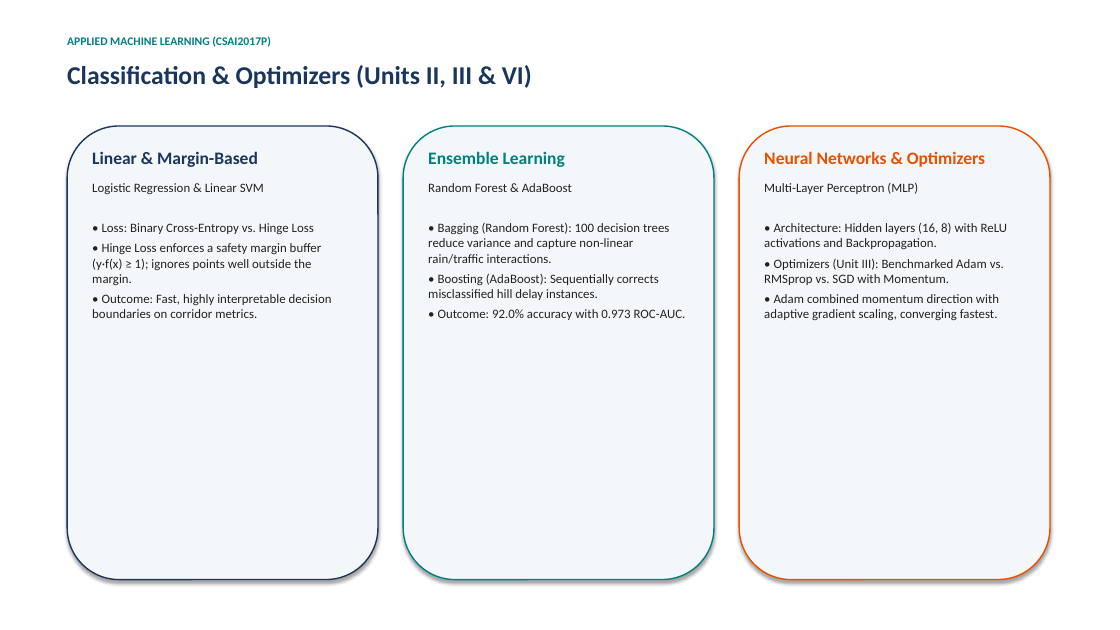
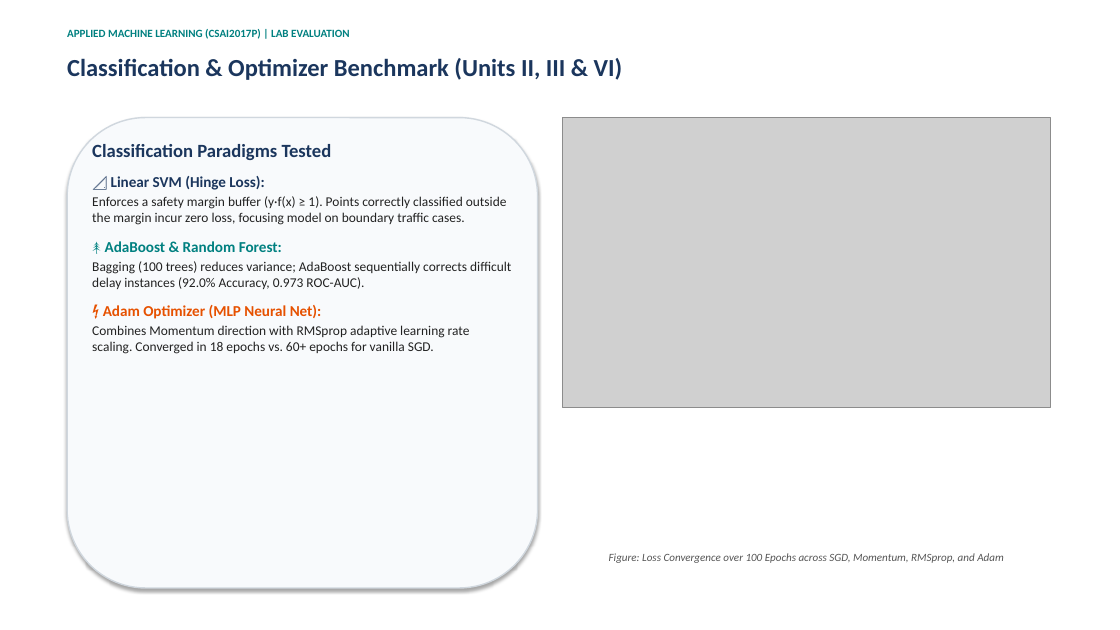
Before and after one commit to SPARSHsrihero1/Transportation-Delay-Detection-System, a slide deck: slide 8 of Transportation_Delay_System_Presentation.pptx. Drawn at 1120x630 pixels with LibreOffice and Linux fonts; fonts in the diff are those of the drawing; grey boxes stand for pictures. Boxes give left, top, right and bottom in pixels: in the first picture for what was removed or moved away, otherwise in the second. Text is boxed around its words. In the diff, an @@ line names an element or a change of style, - is before the commit and + after.

```diff
--- a/Transportation_Delay_System_Presentation.pptx
+++ b/Transportation_Delay_System_Presentation.pptx
@@ text at (x1=67, y1=29, x2=349, y2=39): text changed; size 10 to 9.5 pt @@
-APPLIED MACHINE LEARNING (CSAI2017P)
+APPLIED MACHINE LEARNING (CSAI2017P) | LAB EVALUATION
@@ text at (x1=67, y1=58, x2=623, y2=80): text changed; size 22 to 21 pt @@
-Classification & Optimizers (Units II, III & VI)
+Classification & Optimizer Benchmark (Units II, III & VI)
@@ rounded rectangle resized from (x1=67, y1=126, x2=378, y2=580) to (x1=67, y1=118, x2=538, y2=588) @@
@@ rounded rectangle at (x1=67, y1=118, x2=538, y2=588): fill #F4F7FA to #F8FAFC; outline #1B365D 1.2 pt to #D0D7DE 1.2 pt @@
@@ picture added at (x1=563, y1=118, x2=1050, y2=408) @@
@@ text at (x1=92, y1=144, x2=511, y2=354): text changed; size 11 to 11.5 pt @@
-Linear & Margin-Based
-Logistic Regression & Linear SVM
-• Loss: Binary Cross-Entropy vs. Hinge Loss
-• Hinge Loss enforces a safety margin buffer (y·f(x) ≥ 1); ignores points well outside the margin.
-• Outcome: Fast, highly interpretable decision boundaries on corridor metrics.
+Classification Paradigms Tested
+📐 Linear SVM (Hinge Loss):
+Enforces a safety margin buffer (y·f(x) ≥ 1). Points correctly classified outside the margin incur zero loss, focusing model on boundary traffic cases.
+🌲 AdaBoost & Random Forest:
+Bagging (100 trees) reduces variance; AdaBoost sequentially corrects difficult delay instances (92.0% Accuracy, 0.973 ROC-AUC).
+⚡ Adam Optimizer (MLP Neural Net):
+Combines Momentum direction with RMSprop adaptive learning rate scaling. Converged in 18 epochs vs. 60+ epochs for vanilla SGD.
@@ rounded rectangle removed at (x1=403, y1=126, x2=714, y2=580) @@
@@ rounded rectangle removed at (x1=739, y1=126, x2=1050, y2=580) @@
@@ text removed at (x1=764, y1=151, x2=1008, y2=320) @@
-Neural Networks & Optimizers
-Multi-Layer Perceptron (MLP)
-• Architecture: Hidden layers (16, 8) with ReLU activations and Backpropagation.
-• Optimizers (Unit III): Benchmarked Adam vs. RMSprop vs. SGD with Momentum.
-• Adam combined momentum direction with adaptive gradient scaling, converging fastest.
@@ text at (x1=609, y1=553, x2=1004, y2=563): text changed; size 11 to 9.5 pt; text colour #222222 to #555555; italic on @@
-Ensemble Learning
-Random Forest & AdaBoost
-• Bagging (Random Forest): 100 decision trees reduce variance and capture non-linear rain/traffic interactions.
-• Boosting (AdaBoost): Sequentially corrects misclassified hill delay instances.
-• Outcome: 92.0% accuracy with 0.973 ROC-AUC.
+Figure: Loss Convergence over 100 Epochs across SGD, Momentum, RMSprop, and Adam
```
Also in this commit, not shown: 8 other slides changed, 2 slides added, 2 slides removed, 3 other files.
